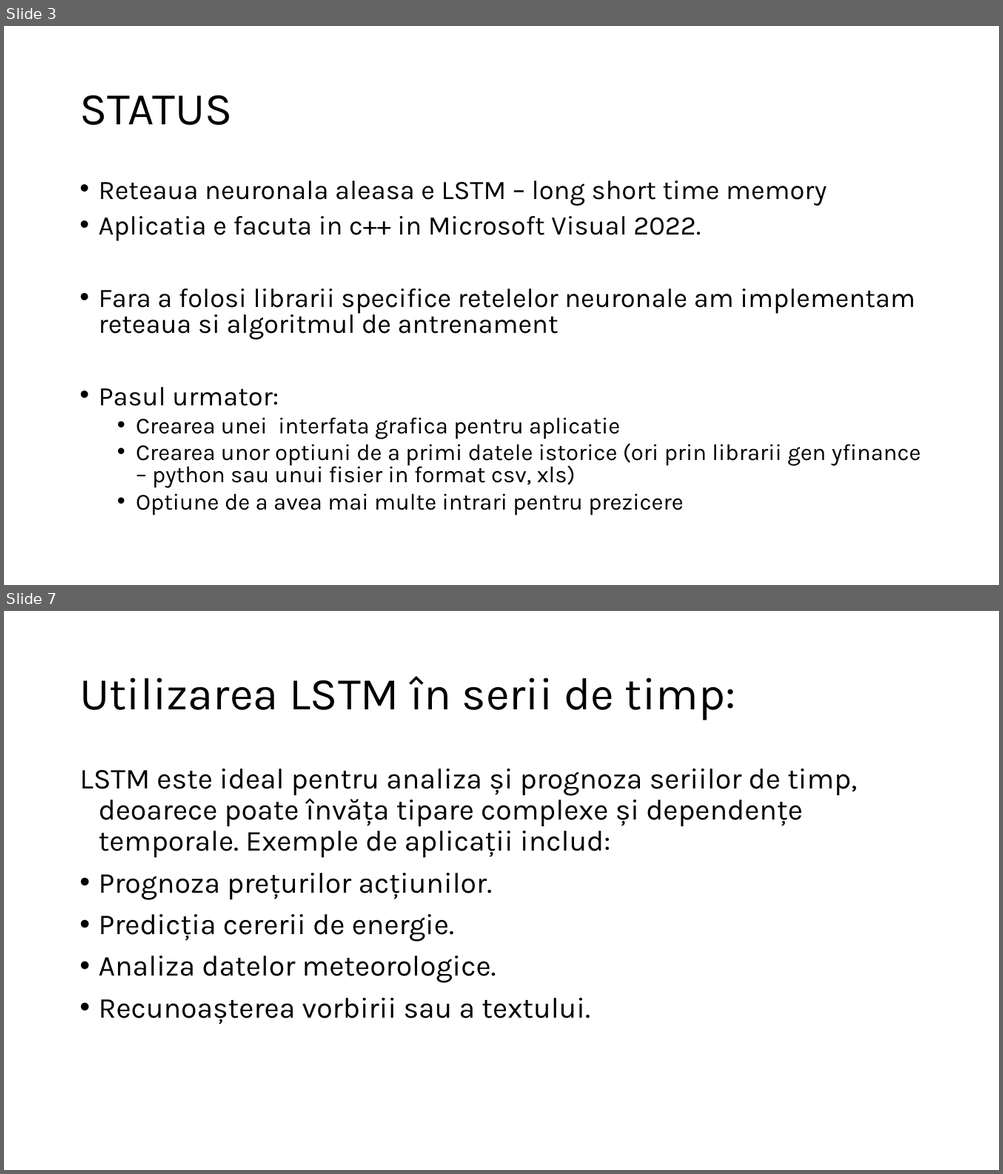
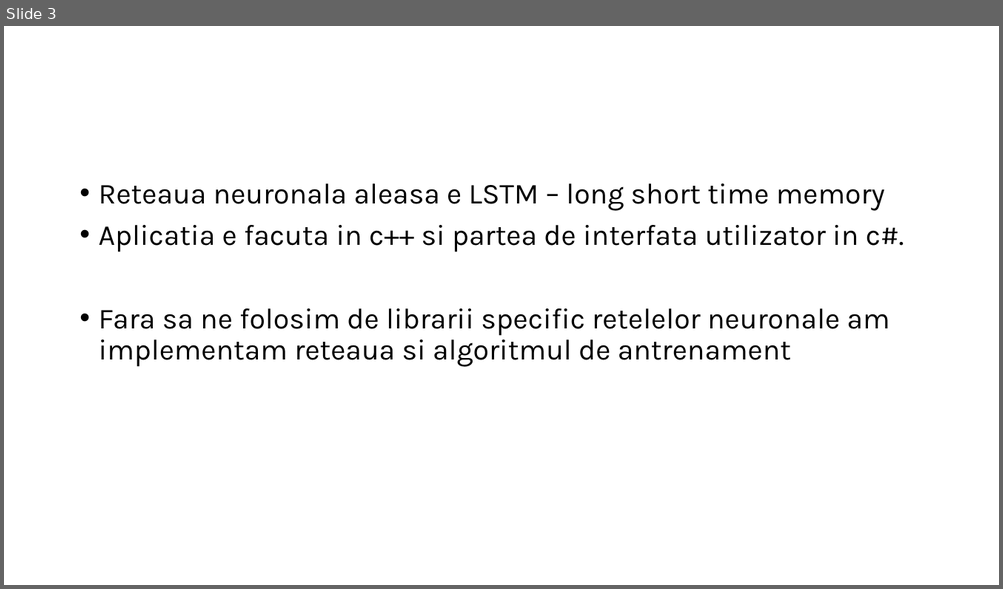
Before and after one commit to nasturas/LSTM, a slide deck: Doc/Prezicere pret actiuni.pptx. Shown one above the other, each under a label of ours: slides 3 and 7 before the commit, slide 3 after it; the slides between them are not shown. The pictures are 1003x1174 and 1003x589 pixels, drawn with LibreOffice and Linux fonts; fonts in the diff are those of the drawing. Boxes give left, top, right and bottom in pixels: in the first picture for what was removed or moved away, otherwise in the second. Text is boxed around its words. In the diff, an @@ line names an element or a change of style, - is before the commit and + after.

```diff
--- a/Doc/Prezicere pret actiuni.pptx
+++ b/Doc/Prezicere pret actiuni.pptx
@@ slide 7 removed at [4,611,999,1170], background #FFFFFF @@
@@ title removed at [79,676,735,721] @@
-Utilizarea LSTM în serii de timp:
@@ text removed at [79,769,856,1025] @@
-LSTM este ideal pentru analiza și prognoza seriilor de timp, deoarece poate învăța tipare complexe și dependențe temporale. Exemple de aplicații includ:
-• Prognoza prețurilor acțiunilor.
-• Predicția cererii de energie.
-• Analiza datelor meteorologice.
-• Recunoașterea vorbirii sau a textului.
@@ slide 3 changed as well @@
@@ title removed at [79,95,233,125] @@
-STATUS
@@ text at [99,184,885,211]: size 25.9 to 28 pt in "Reteaua neuronala aleasa e LSTM – long ..."; line spacing 0.8 to 0.9 @@
@@ text at [99,225,904,367]: text changed; size 22.2 to 28 pt @@
-• Aplicatia e facuta in c++ in Microsoft Visual 2022.
-• Fara a folosi librarii specifice retelelor neuronale am implementam reteaua si algoritmul de antrenament
-• Pasul urmator:
-  • Crearea unei interfata grafica pentru aplicatie
-  • Crearea unor optiuni de a primi datele istorice (ori prin librarii gen yfinance – python sau unui fisier in format csv, xls)
-  • Optiune de a avea mai multe intrari pentru prezicere
+• Aplicatia e facuta in c++ si partea de interfata utilizator in c#.
+• Fara sa ne folosim de librarii specific retelelor neuronale am implementam reteaua si algoritmul de antrenament
```
Also in this commit, not shown: 3 other slides changed, 6 slides added, 2 other slides removed.
